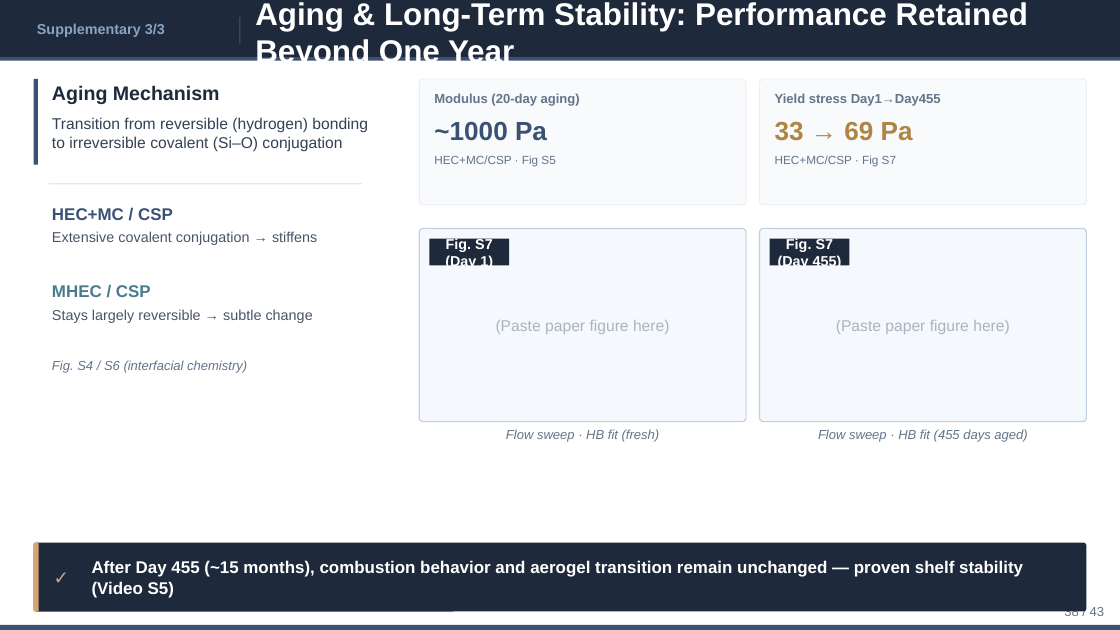
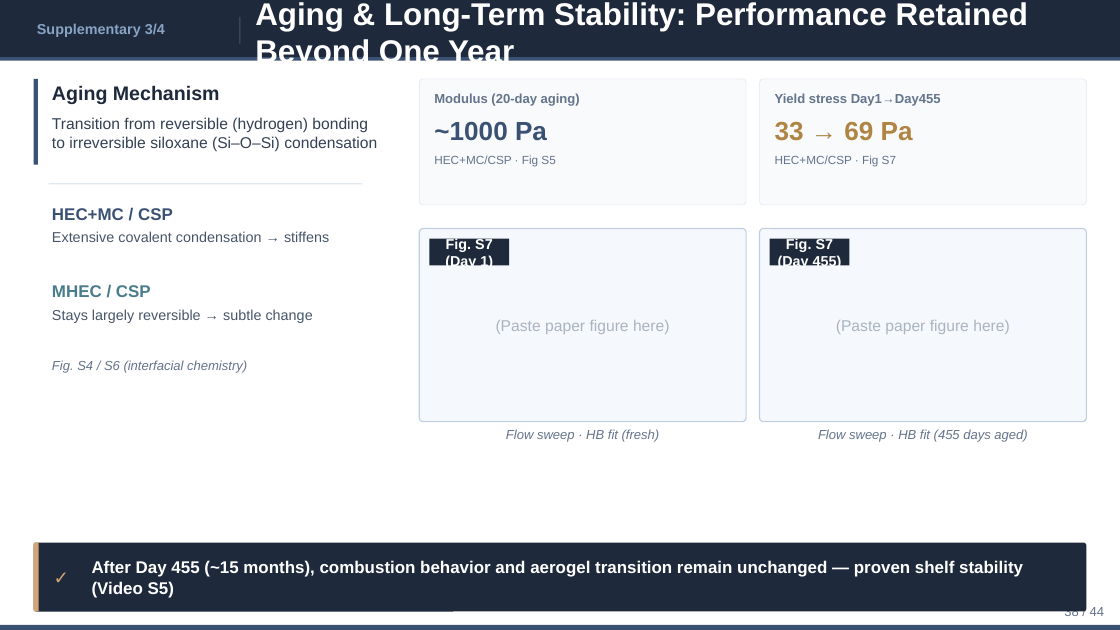
Before and after one commit to ytaisei0525-design/my-first-claude, a slide deck: slide 37 of slides_en.pptx. Drawn at 1120x630 pixels with LibreOffice and Linux fonts; fonts in the diff are those of the drawing. Boxes give left, top, right and bottom in pixels: in the first picture for what was removed or moved away, otherwise in the second. Text is boxed around its words. In the diff, an @@ line names an element or a change of style, - is before the commit and + after.

```diff
--- a/slides_en.pptx
+++ b/slides_en.pptx
@@ text at bbox=[37, 23, 165, 37]: text changed @@
-Supplementary 3/3
+Supplementary 3/4
@@ text at bbox=[52, 136, 377, 152]: text changed @@
-to irreversible covalent (Si–O) conjugation
+to irreversible siloxane (Si–O–Si) condensation
@@ text at bbox=[52, 231, 329, 242]: text changed @@
-Extensive covalent conjugation → stiffens
+Extensive covalent condensation → stiffens
@@ text at bbox=[1064, 605, 1105, 619]: text changed @@
-38 / 43
+38 / 44
```
Also in this commit, not shown: 40 other slides changed, 3 slides added, 2 slides removed, 2 other files.
